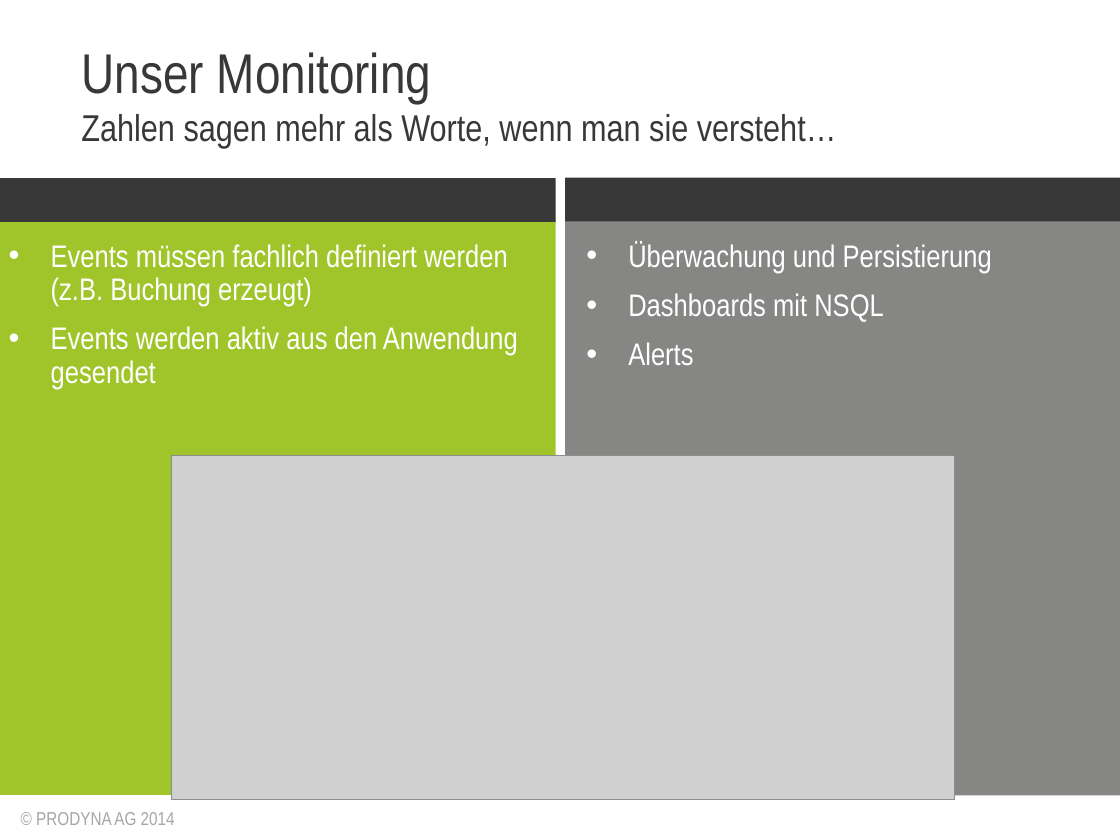
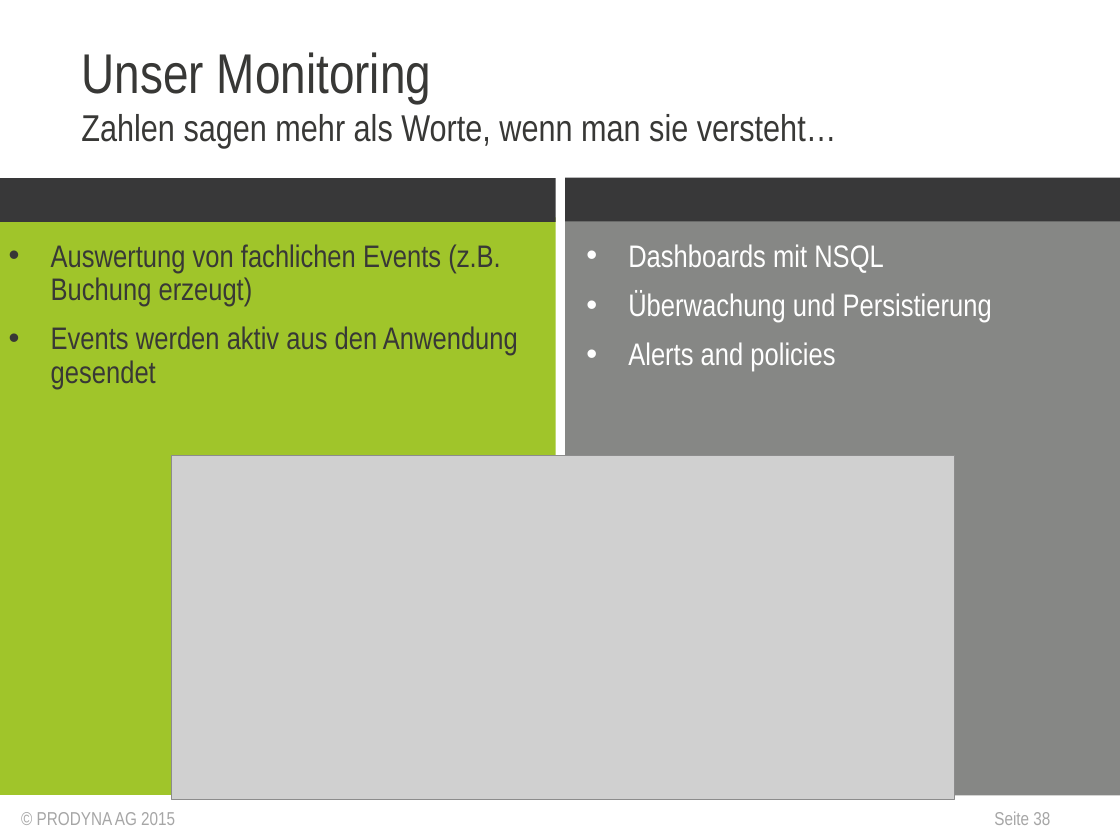
Before and after one commit to lagranovskiy/timetracker-server, a slide deck: slide 38 of doc/AbschlussPräsentation.pptx (slide 32 before the commit). Drawn at 1120x840 pixels with LibreOffice and Linux fonts; fonts in the diff are those of the drawing; grey boxes stand for pictures; background and template pictures are left out. Boxes give left, top, right and bottom in pixels: in the first picture for what was removed or moved away, otherwise in the second. Text is boxed around its words. In the diff, an @@ line names an element or a change of style, - is before the commit and + after.

```diff
--- a/doc/AbschlussPräsentation.pptx
+++ b/doc/AbschlussPräsentation.pptx
@@ text at <box>51,244,500,306</box>: text changed; text colour #FFFFFF to #383836 @@
-• Events müssen fachlich definiert werden (z.B. Buchung erzeugt)
+• Auswertung von fachlichen Events (z.B. Buchung erzeugt)
@@ text at <box>628,244,884,273</box>: paragraph added @@
+• Dashboards mit NSQL
@@ text at <box>628,293,884,322</box>: text changed @@
-• Dashboards mit NSQL
-• Alerts
+• Alerts and policies
@@ text at <box>51,326,518,389</box>: text colour #FFFFFF to #383836 in "Events werden aktiv aus den Anwendung gesendet" @@
@@ text at <box>37,812,175,825</box>: text changed @@
-© PRODYNA AG 2014
+© PRODYNA AG 2015
@@ page number added at <box>994,811,1050,825</box>, 12 pt, text #A6A6A6 @@
+Seite 38
```
Also in this commit, not shown: 33 other slides changed, 8 slides added, 1 other file.
